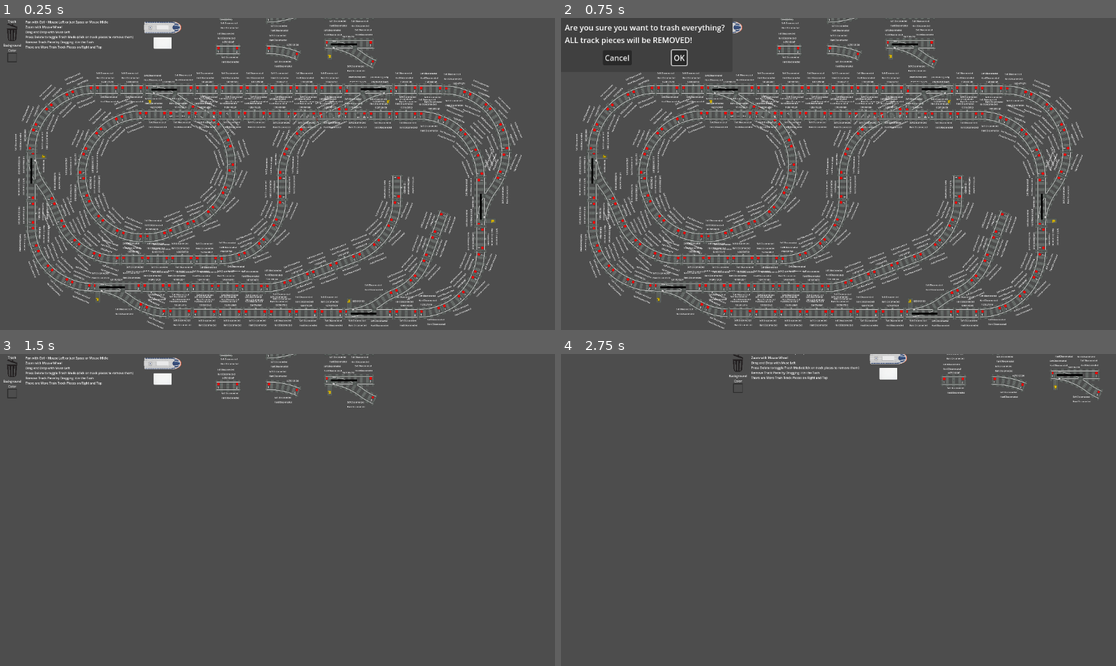
Above: before the commit, frames 1-4 (two rows, left to right).
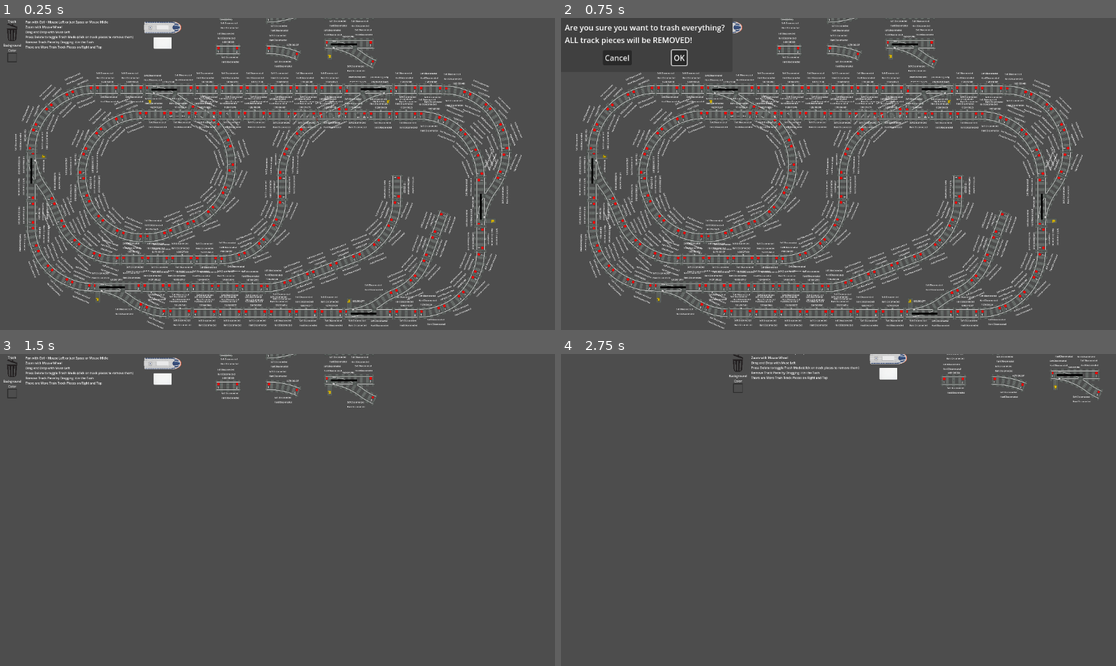
Above: after the commit, the same moments.

Repository: RustyRailways/RustyRailways
Game: Godot game, scene res://Main.tscn
The game is run twice, just before and just after one commit, with the same random seed, the same clock (stepped at 60 frames per second) and the same inputs.
Inputs (mouse positions are in pixels of both pictures, inside the frame that each line leads up to):
- Up to frame 1 (0.25 s): no input
- Up to frame 2 (0.75 s): tap Enter at 0.5 s; drag from (572, 33) to (827, 49) at 0.52 s
- Up to frame 3 (1.5 s): click "OK" at 1.25 s
- Up to frame 4 (2.75 s): tap Space at 2 s; drag from (844, 388) to (572, 369) at 2.02 s

The runs differ from the first frame. In frame 1, 0.4% of the frame differs, in the area x 4-93%, y 5-94%; in frame 2, 0.4%; in frame 3, less than 0.1%; in frame 4, less than 0.1%.
Error in both runs: Cannot call method 'get_child' on a null value. (res://Main.gd:35)

Commit message:
Add SnapArea to NFCTag.tscn node in client

Diff:
--- a/client/nfc-tags/NFCTag.tscn
+++ b/client/nfc-tags/NFCTag.tscn
@@ -1,8 +1,16 @@
-[gd_scene load_steps=2 format=3 uid="uid://crb32reckktf4"]
+[gd_scene load_steps=3 format=3 uid="uid://crb32reckktf4"]
 
 [ext_resource type="Texture2D" uid="uid://b3oqp64mwypo3" path="res://nfc-tags/nfc-tag-card.png" id="1_70nys"]
+
+[sub_resource type="CircleShape2D" id="CircleShape2D_k2o5o"]
+radius = 25.0
 
 [node name="NFCTag" type="Node2D"]
 
 [node name="Sprite2D" type="Sprite2D" parent="."]
 texture = ExtResource("1_70nys")
+
+[node name="SnapArea" type="Area2D" parent="."]
+
+[node name="CollisionShape2D" type="CollisionShape2D" parent="SnapArea"]
+shape = SubResource("CircleShape2D_k2o5o")
